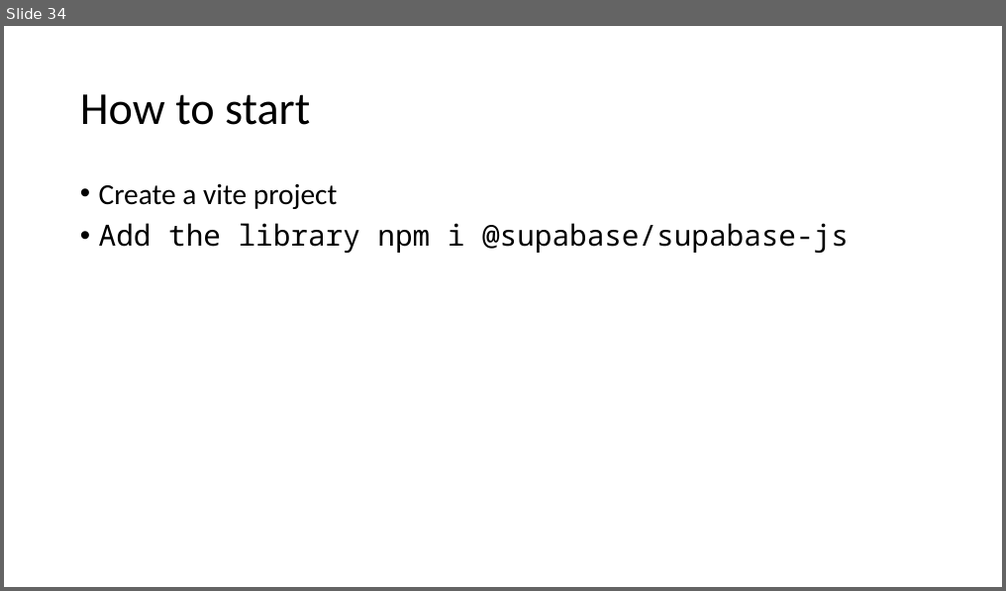
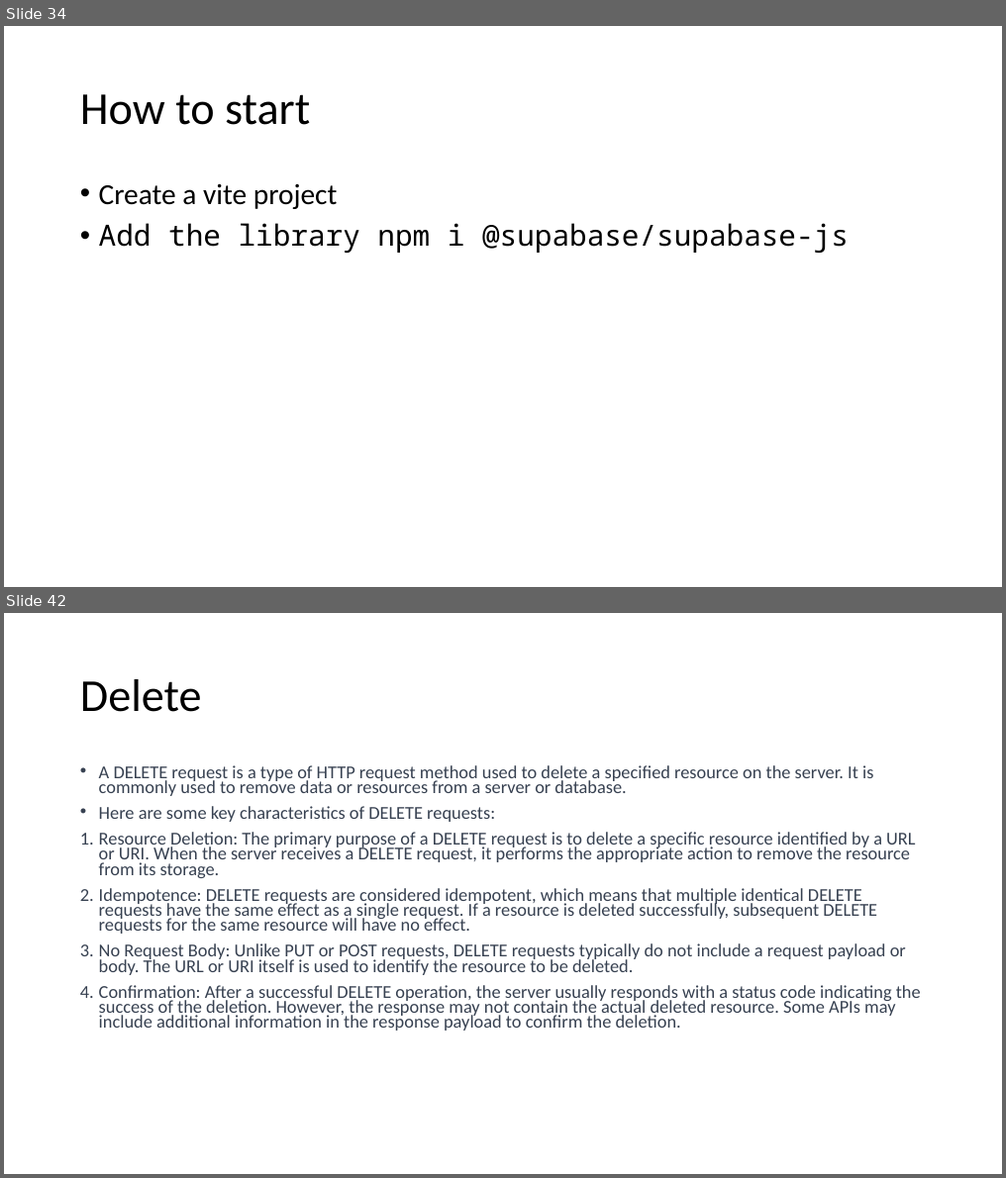
Before and after one commit to 1shaked/full-stack, a slide deck: 19ass/19ass.pptx. Shown one above the other, each under a label of ours: slide 34 before the commit, slides 34 and 42 after it; the slides between them are not shown. The pictures are 1006x591 and 1006x1178 pixels, drawn with LibreOffice and Linux fonts; fonts in the diff are those of the drawing. Boxes give left, top, right and bottom in pixels: in the first picture for what was removed or moved away, otherwise in the second. Text is boxed around its words. In the diff, an @@ line names an element or a change of style, - is before the commit and + after.

```diff
--- a/19ass/19ass.pptx
+++ b/19ass/19ass.pptx
@@ slide 42 added at <box>4,613,1002,1174</box>, background #FFFFFF @@
@@ title added at <box>80,679,202,712</box>, 44 pt, text #000000 @@
+Delete
@@ text added at <box>99,765,921,1031</box>, 17.5 pt, text #374151 @@
+• A DELETE request is a type of HTTP request method used to delete a specified resource on the server. It is commonly used to remove data or resources from a server or database.
+• Here are some key characteristics of DELETE requests:
+1. Resource Deletion: The primary purpose of a DELETE request is to delete a specific resource identified by a URL or URI. When the server receives a DELETE request, it performs the appropriate action to remove the resource from its storage.
+2. Idempotence: DELETE requests are considered idempotent, which means that multiple identical DELETE requests have the same effect as a single request. If a resource is deleted successfully, subsequent DELETE requests for the same resource will have no effect.
+3. No Request Body: Unlike PUT or POST requests, DELETE requests typically do not include a request payload or body. The URL or URI itself is used to identify the resource to be deleted.
+4. Confirmation: After a successful DELETE operation, the server usually responds with a status code indicating the success of the deletion. However, the response may not contain the actual deleted resource. Some APIs may include additional information in the response payload to confirm the deletion.
```
Also in this commit, not shown: 14 other slides added, 28 other files.
